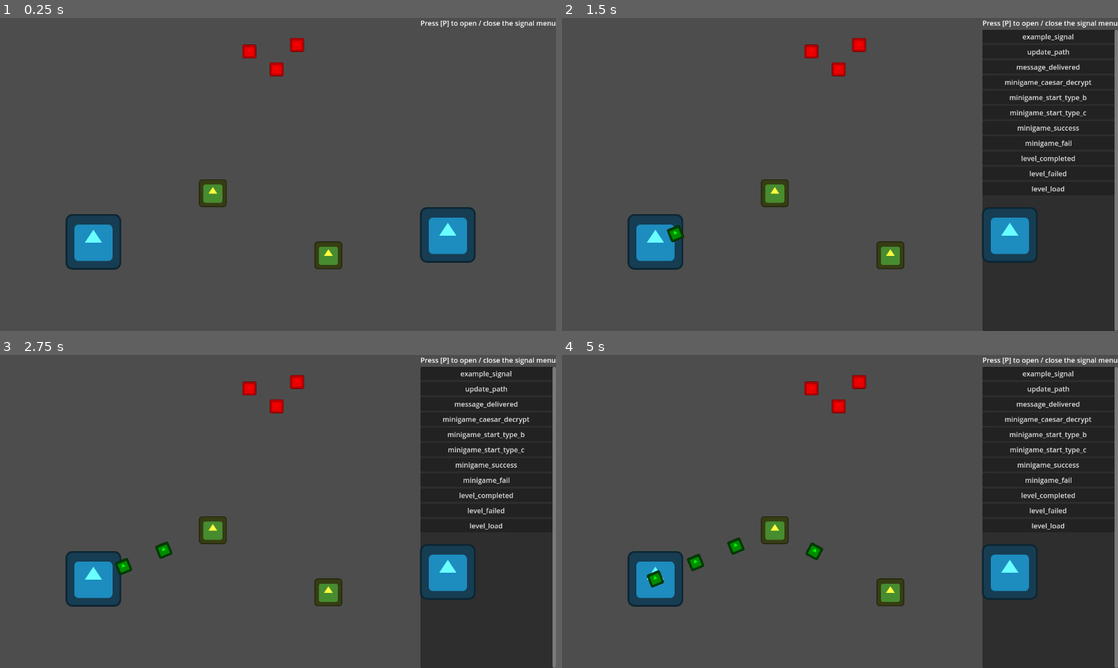
Above: before the commit, frames 1-4 (two rows, left to right).
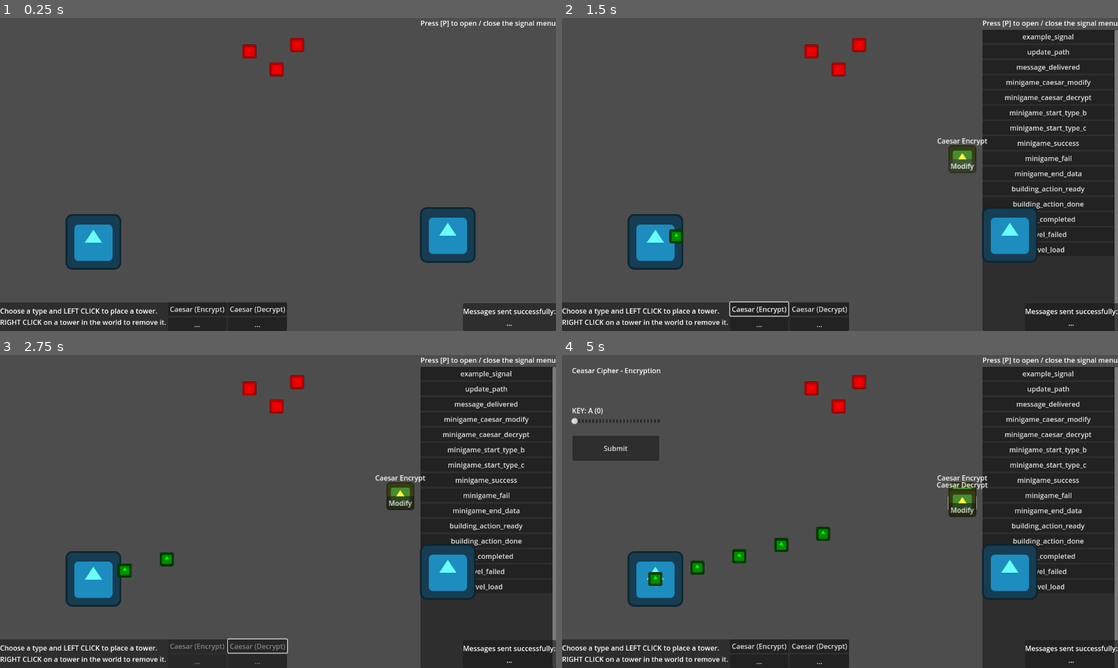
Above: after the commit, the same moments.

Repository: MattCzar13/the-king-s-secret
Game: Godot game, scene res://scenes/root.tscn
Two runs of this game, one before a commit and one after it. Both use one fixed random seed, a clock stepped at 60 frames per second and the inputs below. The engine's default icon, where the game draws it, is replaced by a stand-in: a white triangle on a blue panel in a dark square.
Inputs (mouse positions are in pixels of both pictures, inside the frame that each line leads up to):
- Up to frame 1 (0.25 s): no input
- Up to frame 2 (1.5 s): click (756, 309) at 0.5 s, where only the run after the commit has a clickable "Caesar (Encrypt)"; tap P (debug_menu_signals) at 1.25 s; move the mouse to (962, 158) at 1.27 s; click (962, 158) at 1.35 s
- Up to frame 3 (2.75 s): click (255, 646) at 2 s, where only the run after the commit has a clickable "Caesar (Decrypt)"
- Up to frame 4 (5 s): click (962, 502) at 2.75 s, where only the run after the commit has a clickable "Modify"; click (756, 661) at 3.5 s, where only the run after the commit has a clickable "..."; click (817, 661) at 4.25 s, where only the run after the commit has a clickable "..."

The runs differ from the first frame. In frame 1, 6.8% of the frame differs, in the area x 0-100%, y 51-100%; in frame 2, 7.5%; in frame 3, 7.7%; in frame 4, 9.8%, in the area x 0-100%, y 4-100%.

Commit message:
Tower placement and caesar functionality
There's a build menu now, you can place and remove towers with specific functionality (encrypting or decrypting a message that passes through it)

Diff:
--- a/globals.gd
+++ b/globals.gd
@@ -23,11 +23,16 @@
 
 signal message_delivered
 
+signal minigame_caesar_modify(input : String, encrypt : bool)
 signal minigame_caesar_decrypt(key)
 signal minigame_start_type_b(key)
 signal minigame_start_type_c(key)
 signal minigame_success
 signal minigame_fail
+signal minigame_end_data(data : Dictionary)
+
+signal building_action_ready(type : String)
+signal building_action_done
 
 signal level_completed
 signal level_failed
--- a/project.godot
+++ b/project.godot
@@ -41,3 +41,8 @@
 "events": [Object(InputEventMouseButton,"resource_local_to_scene":false,"resource_name":"","device":-1,"window_id":0,"a …(258 unchanged characters)…
 ]
 }
+Rightclick={
+"deadzone": 0.2,
+"events": [Object(InputEventMouseButton,"resource_local_to_scene":false,"resource_name":"","device":-1,"window_id":0,"alt_pressed":false,"shift_pressed":false,"ctrl_pressed":false,"meta_pressed":false,"button_mask":2,"position":Vector2(197, 3),"global_position":Vector2(206, 51),"factor":1.0,"button_index":2,"canceled":false,"pressed":true,"double_click":false,"script":null)
+]
+}
--- a/scenes/levels/level_1.gd
+++ b/scenes/levels/level_1.gd
@@ -11,16 +11,39 @@
 # A level needs a reference to the path between the two castles
 @export var path : Path2D
 
-# The message that each messenger should start with
-@export var starting_message : String = "Test message"
-
 # A reference to the Messenger object (to spawn it)
 var obj_messenger : PackedScene = preload("res://scenes/messenger.tscn")
+var obj_tower : PackedScene = preload("res://scenes/tower.tscn")
+
+var build_on_click : Node
 
 func _ready() -> void:
 	Globals.update_path.connect(update_path)
+	Globals.building_action_ready.connect(prepare_to_place_tower)
 
 	update_path()
+
+func _physics_process(delta: float) -> void:
+	if Input.is_action_just_pressed("Draw"):
+		if build_on_click:
+			build_on_click.position = get_viewport().get_mouse_position()
+			add_child(build_on_click)
+			build_on_click = null
+			Globals.building_action_done.emit()
+			update_path()
+
+func prepare_to_place_tower(type : String):
+	var obj : Tower = obj_tower.instantiate()
+
+	match type:
+		"Caesar Encrypt":
+			obj.type = "Caesar Encrypt"
+		"Caesar Decrypt":
+			obj.type = "Caesar Decrypt"
+		_:
+			pass
+
+	build_on_click = obj
 
 # Updates the path node to link the castles
 func update_path():
@@ -38,12 +61,15 @@
 	towers.sort_custom(sort_position)
 	# Add their positions to the list of points in that order
 	for tower in towers:
+		if tower.is_queued_for_deletion():
+			continue
+
 		path.curve.add_point(tower.position)
 
 	# End the curve with the ending castle location
 	path.curve.add_point(ending_castle.position)
 
-func sort_position(a : Node3D, b : Node3D):
+func sort_position(a : Node2D, b : Node2D):
 	if a.position.x < b.position.x:
 		return true
 	return false
@@ -55,5 +81,5 @@
 # Spawns a messenger at the starting castle
 func spawn_messenger():
 	var obj : Messenger = obj_messenger.instantiate()
-	obj.message = starting_message
+	obj.message = Globals.message
 	path.add_child(obj)
--- a/scenes/levels/level_1.tscn
+++ b/scenes/levels/level_1.tscn
@@ -2,8 +2,8 @@
 
 [ext_resource type="Script" uid="uid://0ckqtfclytib" path="res://scenes/levels/level_1.gd" id="1_ksju7"]
 [ext_resource type="PackedScene" uid="uid://biwwlsdfm47i3" path="res://scenes/castle.tscn" id="2_6iamk"]
-[ext_resource type="PackedScene" uid="uid://n88y1vrsh0ri" path="res://scenes/tower.tscn" id="3_nsrm0"]
 [ext_resource type="PackedScene" uid="uid://c8fcqyfic7k4b" path="res://scenes/enemy.tscn" id="4_x42e6"]
+[ext_resource type="PackedScene" uid="uid://dfvua4lkimayw" path="res://scenes/menus.tscn" id="5_6761a"]
 
 [sub_resource type="Curve2D" id="Curve2D_6iamk"]
 
@@ -34,12 +34,6 @@
 [node name="Messenger Path" type="Path2D" parent="."]
 curve = SubResource("Curve2D_6iamk")
 
-[node name="Tower" parent="." instance=ExtResource("3_nsrm0")]
-position = Vector2(490, 403)
-
-[node name="Tower2" parent="." instance=ExtResource("3_nsrm0")]
-position = Vector2(756, 546)
-
 [node name="Enemy" parent="." instance=ExtResource("4_x42e6")]
 position = Vector2(574, 77)
 
@@ -49,4 +43,6 @@
 [node name="Enemy3" parent="." instance=ExtResource("4_x42e6")]
 position = Vector2(637, 118)
 
+[node name="Menus" parent="." instance=ExtResource("5_6761a")]
+
 [connection signal="timeout" from="MessengerSpawnTimer" to="." method="_on_messenger_spawn_timer_timeout"]
--- /dev/null
+++ b/scenes/menus.gd
@@ -0,0 +1,19 @@
+extends Control
+class_name Menus
+
+@export var build_options : Array[Button]
+
+func _ready():
+	Globals.building_action_done.connect(disable_build_options.bind(false))
+
+func _on_caesar_e_pressed() -> void:
+	Globals.building_action_ready.emit("Caesar Encrypt")
+	disable_build_options(true)
+
+func _on_caesar_d_pressed() -> void:
+	Globals.building_action_ready.emit("Caesar Decrypt")
+	disable_build_options(true)
+
+func disable_build_options(disabled : bool):
+	for x in build_options:
+		x.disabled = disabled
--- /dev/null
+++ b/scenes/menus.tscn
@@ -0,0 +1,81 @@
+[gd_scene load_steps=2 format=3 uid="uid://dfvua4lkimayw"]
+
+[ext_resource type="Script" uid="uid://216dcaquhsd0" path="res://scenes/menus.gd" id="1_dve7u"]
+
+[node name="Menus" type="Control" node_paths=PackedStringArray("build_options")]
+layout_mode = 3
+anchors_preset = 0
+offset_right = 40.0
+offset_bottom = 40.0
+script = ExtResource("1_dve7u")
+build_options = [NodePath("BuildMenu/HBoxContainer/GridContainer/CaesarE"), NodePath("BuildMenu/HBoxContainer/GridContainer/CaesarD"), NodePath("BuildMenu/HBoxContainer/GridContainer/Button3"), NodePath("BuildMenu/HBoxContainer/GridContainer/Button4")]
+
+[node name="BuildMenu" type="PanelContainer" parent="."]
+custom_minimum_size = Vector2(0, 64)
+layout_mode = 1
+anchors_preset = 2
+anchor_top = 1.0
+anchor_bottom = 1.0
+offset_top = 614.0
+offset_right = 564.0
+offset_bottom = 680.0
+grow_vertical = 0
+
+[node name="HBoxContainer" type="HBoxContainer" parent="BuildMenu"]
+layout_mode = 2
+
+[node name="Buildmenu" type="Label" parent="BuildMenu/HBoxContainer"]
+layout_mode = 2
+text = "Choose a type and LEFT CLICK to place a tower.
+RIGHT CLICK on a tower in the world to remove it."
+
+[node name="GridContainer" type="GridContainer" parent="BuildMenu/HBoxContainer"]
+layout_mode = 2
+columns = 2
+
+[node name="CaesarE" type="Button" parent="BuildMenu/HBoxContainer/GridContainer"]
+layout_mode = 2
+text = "Caesar (Encrypt)"
+
+[node name="CaesarD" type="Button" parent="BuildMenu/HBoxContainer/GridContainer"]
+layout_mode = 2
+text = "Caesar (Decrypt)"
+
+[node name="Button3" type="Button" parent="BuildMenu/HBoxContainer/GridContainer"]
+layout_mode = 2
+text = "..."
+
+[node name="Button4" type="Button" parent="BuildMenu/HBoxContainer/GridContainer"]
+layout_mode = 2
+text = "..."
+
+[node name="InfoMenu" type="PanelContainer" parent="."]
+custom_minimum_size = Vector2(0, 64)
+layout_mode = 1
+anchors_preset = 3
+anchor_left = 1.0
+anchor_top = 1.0
+anchor_right = 1.0
+anchor_bottom = 1.0
+offset_left = 1026.0
+offset_top = 616.0
+offset_right = 1240.0
+offset_bottom = 680.0
+grow_horizontal = 0
+grow_vertical = 0
+
+[node name="VBoxContainer" type="VBoxContainer" parent="InfoMenu"]
+layout_mode = 2
+alignment = 1
+
+[node name="Label" type="Label" parent="InfoMenu/VBoxContainer"]
+layout_mode = 2
+text = "Messages sent successfully:"
+
+[node name="Label2" type="Label" parent="InfoMenu/VBoxContainer"]
+layout_mode = 2
+text = "..."
+horizontal_alignment = 1
+
+[connection signal="pressed" from="BuildMenu/HBoxContainer/GridContainer/CaesarE" to="." method="_on_caesar_e_pressed"]
+[connection signal="pressed" from="BuildMenu/HBoxContainer/GridContainer/CaesarD" to="." method="_on_caesar_d_pressed"]
--- a/scenes/messenger.gd
+++ b/scenes/messenger.gd
@@ -8,12 +8,25 @@
 # The message that this messenger carries
 var message : String = ""
 
+@export var label : Label
+
 signal message_delivered(message : String)
 
+func _ready() -> void:
+	label.visible = false
+
 func _physics_process(delta: float) -> void:
+	label.text = message
+
 	# Once the messenger arrives at the end of the path...
 	if is_equal_approx(progress_ratio, 1.0):
 		message_delivered.emit(message)
 		queue_free()
 
 	progress += 100 * delta
+
+func _on_messenger_mouse_entered() -> void:
+	label.visible = true
+
+func _on_messenger_mouse_exited() -> void:
+	label.visible = false
--- a/scenes/messenger.tscn
+++ b/scenes/messenger.tscn
@@ -6,9 +6,11 @@
 [sub_resource type="CircleShape2D" id="CircleShape2D_poq2w"]
 radius = 16.0
 
-[node name="Messenger" type="PathFollow2D"]
+[node name="Messenger" type="PathFollow2D" node_paths=PackedStringArray("label")]
+rotates = false
 loop = false
 script = ExtResource("1_l8t3m")
+label = NodePath("Label")
 
 [node name="Sprite2D" type="Sprite2D" parent="."]
 modulate = Color(0, 1, 0, 1)
@@ -19,3 +21,19 @@
 
 [node name="CollisionShape2D" type="CollisionShape2D" parent="Messenger"]
 shape = SubResource("CircleShape2D_poq2w")
+
+[node name="Label" type="Label" parent="."]
+anchors_preset = 7
+anchor_left = 0.5
+anchor_top = 1.0
+anchor_right = 0.5
+anchor_bottom = 1.0
+offset_left = -36.0
+offset_top = -23.0
+offset_right = 36.0
+grow_horizontal = 2
+grow_vertical = 0
+text = "test label"
+
+[connection signal="mouse_entered" from="Messenger" to="." method="_on_messenger_mouse_entered"]
+[connection signal="mouse_exited" from="Messenger" to="." method="_on_messenger_mouse_exited"]
--- a/scenes/minigames/caesar_encrypt.gd
+++ b/scenes/minigames/caesar_encrypt.gd
@@ -5,6 +5,7 @@
 @onready var ciphertext_label = $"VBoxContainer/CaesarCipher/ciphertext"
 
 var plaintext = Globals.message
+var encrypt : bool = true
 
 func _ready() -> void:
 	plaintext_label.text = plaintext
@@ -13,4 +14,14 @@
 
 func _on_key_slider_value_changed(key: float) -> void:
 	key_label.text = "KEY: %s (shifting plaintext by %d)" % [Globals.alpha[key], key]
-	ciphertext_label.text = Globals.shift_message(plaintext, key, true)
+	ciphertext_label.text = Globals.shift_message(plaintext, key, encrypt)
+
+
+func _on_submit_button_pressed() -> void:
+	# Close the minigame
+	Globals.minigame_fail.emit()
+
+	# Share the data from this minigame
+	var data : Dictionary
+	data["caesar_key"] = int($"VBoxContainer/CaesarCipher/KeySlider".value)
+	Globals.minigame_end_data.emit(data)
--- a/scenes/minigames/caesar_encrypt.tscn
+++ b/scenes/minigames/caesar_encrypt.tscn
@@ -59,4 +59,13 @@
 offset_bottom = 84.0
 text = "Hello this is the message"
 
+[node name="submitButton" type="Button" parent="."]
+layout_mode = 0
+offset_left = 1.0
+offset_top = 162.0
+offset_right = 201.0
+offset_bottom = 219.0
+text = "Submit"
+
 [connection signal="value_changed" from="VBoxContainer/CaesarCipher/KeySlider" to="." method="_on_key_slider_value_changed"]
+[connection signal="pressed" from="submitButton" to="." method="_on_submit_button_pressed"]
--- a/scenes/root.gd
+++ b/scenes/root.gd
@@ -10,6 +10,7 @@
 
 func _ready() -> void:
 	Globals.example_signal.connect(print.bind("Example signal received!"))
+	Globals.minigame_caesar_modify.connect(_on_minigame_caesar_modify)
 	Globals.minigame_caesar_decrypt.connect(_on_minigame_caesar_decrypt)
 	Globals.minigame_success.connect(_on_minigame_success)
 	Globals.minigame_fail.connect(_on_minigame_fail)
@@ -38,6 +39,16 @@
 		caesar_decrypt_minigame.set_secret_key(data)
 		minigame_parent.add_child(caesar_decrypt_minigame)
 
+func _on_minigame_caesar_modify(input : String, encrypt : bool):
+	var minigame_parent = $Minigames
+	if(minigame_parent.get_child_count() > 0):
+		printerr("Minigame already running!")
+	else:
+		var caesar_modify_minigame = preload("res://scenes/minigames/caesar_encrypt.tscn").instantiate()
+		caesar_modify_minigame.plaintext = input
+		caesar_modify_minigame.encrypt = encrypt
+		minigame_parent.add_child(caesar_modify_minigame)
+
 func _on_minigame_success():
 	var minigame_parent = $Minigames
 	for child in minigame_parent.get_children():
--- a/scenes/tower.gd
+++ b/scenes/tower.gd
@@ -5,6 +5,19 @@
 # Serves as intermediate points for messages to pass through
 # Detects colliding messengers, reads their message, and changes it accordingly
 # The tower needs to be prepared through a minigame
+
+# Assign this tower a "type", which decides what code it runs when a message runs through it
+@export_enum("None", "Caesar Encrypt", "Caesar Decrypt") var type : String:
+	set(value):
+		type = value
+		typelabel.text = type
+
+@export var typelabel : Label
+
+@export var caesar_key : int = 0
+
+# The last message that ran through this tower, updated with each passing message
+var input_message : String = ""
 
 # Change messengers's message (if the tower has been setup correctly)
 func _on_area_2d_area_entered(area: Area2D) -> void:
@@ -18,4 +31,46 @@
 func read_and_write(m : Messenger):
 	# This is where the tower reads the message and changes it,
 	# according to what type of tower this is.
-	pass
+
+	input_message = m.message
+
+	match type:
+		"Caesar Encrypt":
+			# Encrypt the passing message
+			m.message = Globals.shift_message(input_message, caesar_key, true)
+		"Caesar Decrypt":
+			# Decrypt the passing message
+			m.message = Globals.shift_message(input_message, caesar_key, false)
+		_:
+			# Do nothing to the message
+			pass
+
+func modify():
+	# This is where the tower opens a minigame depending on what type it is
+	# The result of the minigame is saved inside this tower (caesar key, etc)
+
+	match type:
+		"Caesar Encrypt":
+			Globals.minigame_caesar_modify.emit(input_message, true)
+		"Caesar Decrypt":
+			Globals.minigame_caesar_modify.emit(input_message, false)
+		_:
+			pass
+
+	# Wait for the minigame to finish, and read the results
+
+	var data : Dictionary = await Globals.minigame_end_data
+
+	if data.has("caesar_key"):
+		caesar_key = data["caesar_key"]
+
+
+func _on_modify_button_pressed() -> void:
+	modify()
+
+
+func _on_area_2d_input_event(viewport: Node, event: InputEvent, shape_idx: int) -> void:
+	if event is InputEventMouseButton:
+		if event.button_index == 2:
+			queue_free()
+			Globals.update_path.emit()
--- a/scenes/tower.tscn
+++ b/scenes/tower.tscn
@@ -6,8 +6,9 @@
 [sub_resource type="CircleShape2D" id="CircleShape2D_ay4al"]
 radius = 32.0
 
-[node name="Tower" type="Node2D" groups=["Tower"]]
+[node name="Tower" type="Node2D" node_paths=PackedStringArray("typelabel") groups=["Tower"]]
 script = ExtResource("1_ay4al")
+typelabel = NodePath("TypeLabel")
 
 [node name="Sprite2D" type="Sprite2D" parent="."]
 modulate = Color(1, 1, 0.24705882, 1)
@@ -19,4 +20,31 @@
 [node name="CollisionShape2D" type="CollisionShape2D" parent="Area2D"]
 shape = SubResource("CircleShape2D_ay4al")
 
+[node name="ModifyButton" type="Button" parent="."]
+anchors_preset = 5
+anchor_left = 0.5
+anchor_right = 0.5
+offset_left = -31.0
+offset_right = 31.0
+offset_bottom = 31.0
+grow_horizontal = 2
+text = "Modify"
+
+[node name="TypeLabel" type="Label" parent="."]
+anchors_preset = 7
+anchor_left = 0.5
+anchor_top = 1.0
+anchor_right = 0.5
+anchor_bottom = 1.0
+offset_left = -45.5
+offset_top = -54.42
+offset_right = 45.5
+offset_bottom = -31.419998
+grow_horizontal = 2
+grow_vertical = 0
+text = "Does nothing"
+horizontal_alignment = 1
+
 [connection signal="area_entered" from="Area2D" to="." method="_on_area_2d_area_entered"]
+[connection signal="input_event" from="Area2D" to="." method="_on_area_2d_input_event"]
+[connection signal="pressed" from="ModifyButton" to="." method="_on_modify_button_pressed"]
Not shown, added: scenes/menus.gd.uid
